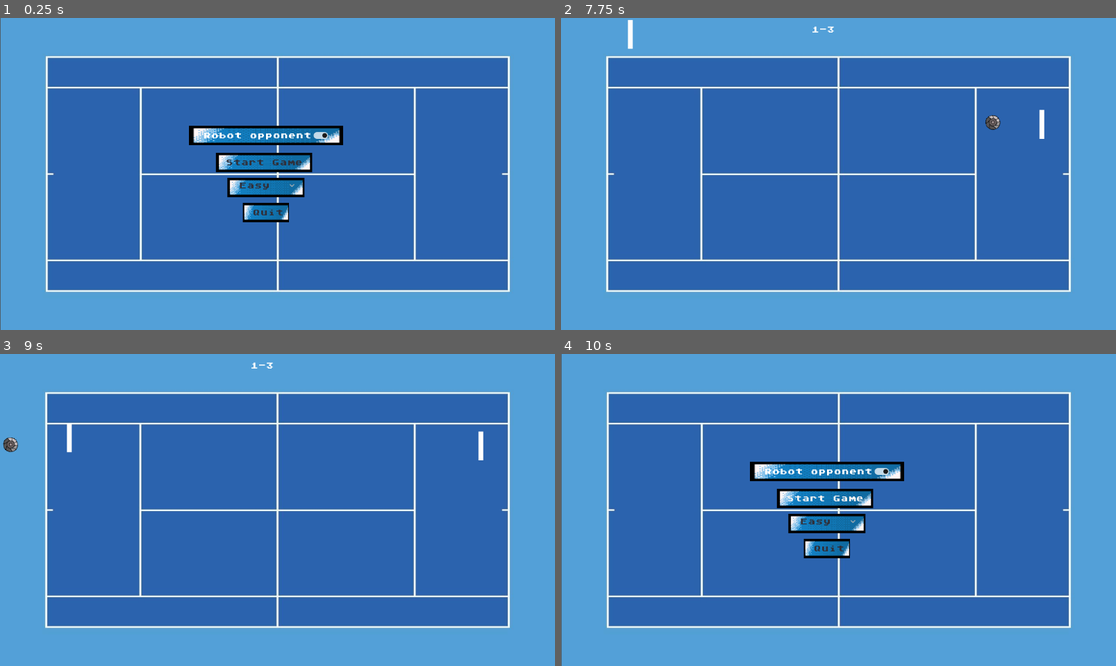
Above: before the commit, frames 1-4 (two rows, left to right).
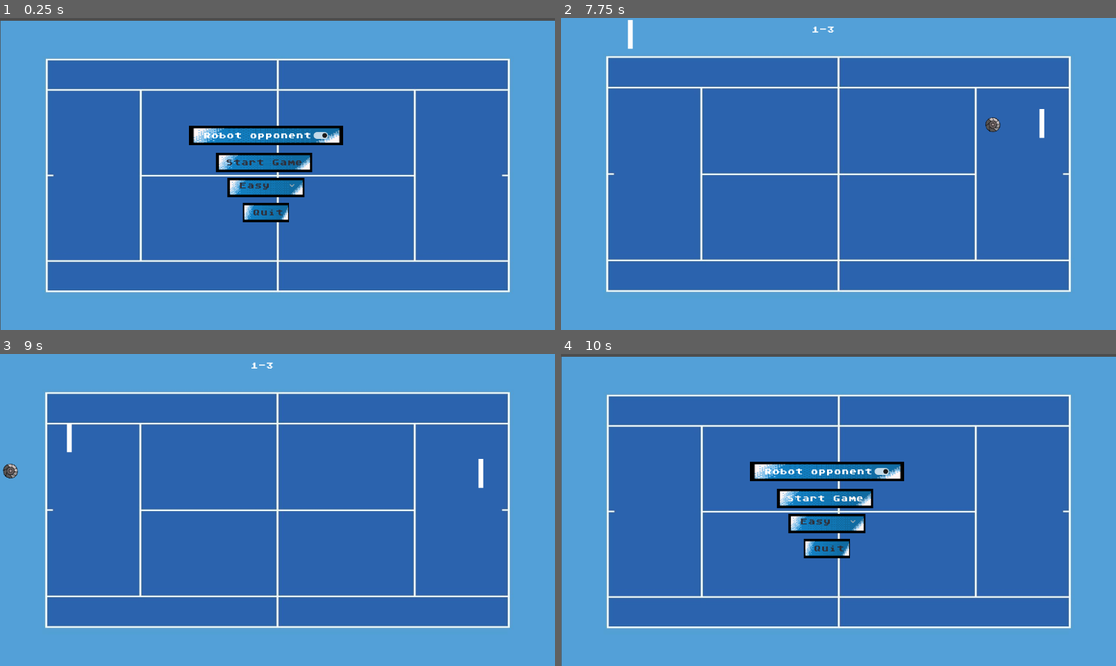
Above: after the commit, the same moments.

Repository: AlhemyD/GameDevil
Game: Godot game, scene res://scenes/menu.tscn
The game is run twice, just before and just after one commit, with the same random seed, the same clock (stepped at 60 frames per second) and the same inputs.
Inputs:
- Up to frame 1 (0.25 s): no input
- Up to frame 2 (7.75 s): click "Start Game" at 0.5 s; tap Enter at 1.25 s; hold W (p1_up) 1.28-2.03 s; hold S (p1_down) 2.03-2.78 s; hold W (p1_up) 2.78-4.28 s; hold S (p1_down) 4.28-6.53 s; hold W (p1_up) from 6.53 s (still down)
- Up to frame 3 (9 s): release W (p1_up) at 8.78 s; hold S (p1_down) from 8.78 s (still down)
- Up to frame 4 (10 s): keep holding S (p1_down)

The runs differ from the first frame. In frame 1, 5.4% of the frame differs, in the area x 0-100%, y 0-88%; in frame 2, 0.1%; in frame 3, 0.4%; in frame 4, 5.4%.

Commit message:
Revert "-"
This reverts commit 844f23b08d8184fdf62b4603f823426a6379d27c.

Diff:
--- a/Pong/project.godot
+++ b/Pong/project.godot
@@ -17,10 +17,6 @@
 [autoload]
 
 global="*res://scripts/global.gd"
-
-[display]
-
-window/size/resizable=false
 
 [input]
 
--- a/Pong/scenes/main.tscn
+++ b/Pong/scenes/main.tscn
@@ -1,10 +1,22 @@
-[gd_scene load_steps=6 format=3 uid="uid://ceu771rqxpk0b"]
+[gd_scene load_steps=10 format=3 uid="uid://ceu771rqxpk0b"]
 
 [ext_resource type="PackedScene" uid="uid://bkgsgplmdrdk4" path="res://scenes/ball.tscn" id="1_o5qli"]
 [ext_resource type="Script" uid="uid://clkf6ipbxuqxm" path="res://scripts/main.gd" id="1_sugp2"]
 [ext_resource type="PackedScene" uid="uid://coimwreiboshf" path="res://scenes/Paddle.tscn" id="2_sugp2"]
 [ext_resource type="Texture2D" uid="uid://5vgand2e22qs" path="res://assets/background.jpg" id="2_tbgi4"]
 [ext_resource type="FontFile" uid="uid://cpnhii765sy4o" path="res://assets/atariclassic-regular.ttf" id="4_jyhfs"]
+
+[sub_resource type="SegmentShape2D" id="SegmentShape2D_o5qli"]
+b = Vector2(0, 648)
+
+[sub_resource type="SegmentShape2D" id="SegmentShape2D_0wfyh"]
+b = Vector2(0, 648)
+
+[sub_resource type="SegmentShape2D" id="SegmentShape2D_sugp2"]
+b = Vector2(1152, 0)
+
+[sub_resource type="SegmentShape2D" id="SegmentShape2D_jyhfs"]
+b = Vector2(1152, 0)
 
 [node name="Main" type="Node2D"]
 script = ExtResource("1_sugp2")
@@ -17,6 +29,22 @@
 [node name="Ball" parent="." instance=ExtResource("1_o5qli")]
 position = Vector2(368, 102)
 speed = 500.0
+
+[node name="WallsStaticBody" type="StaticBody2D" parent="."]
+
+[node name="LeftWall" type="CollisionShape2D" parent="WallsStaticBody"]
+shape = SubResource("SegmentShape2D_o5qli")
+
+[node name="RightWall" type="CollisionShape2D" parent="WallsStaticBody"]
+position = Vector2(1152, 0)
+shape = SubResource("SegmentShape2D_0wfyh")
+
+[node name="Bottom" type="CollisionShape2D" parent="WallsStaticBody"]
+position = Vector2(0, 648)
+shape = SubResource("SegmentShape2D_sugp2")
+
+[node name="Up" type="CollisionShape2D" parent="WallsStaticBody"]
+shape = SubResource("SegmentShape2D_jyhfs")
 
 [node name="PaddleRight" parent="." instance=ExtResource("2_sugp2")]
 position = Vector2(998, 324)
--- a/Pong/scenes/menu.tscn
+++ b/Pong/scenes/menu.tscn
@@ -17,8 +17,8 @@
 script = ExtResource("1_yqeox")
 
 [node name="Background" type="Sprite2D" parent="."]
-position = Vector2(576.5, 324)
-scale = Vector2(0.7829932, 0.6612244)
+position = Vector2(576.5, 327)
+scale = Vector2(0.7829932, 0.6551021)
 texture = ExtResource("2_mhnvy")
 
 [node name="StartGame" type="Button" parent="."]
--- a/Pong/scripts/paddle.gd
+++ b/Pong/scripts/paddle.gd
@@ -38,4 +38,3 @@
 		elif ball.position.y < position.y:
 
 			position.y -= speed*delta
-		position.y = clamp(position.y, top_limit, bottom_limit)
Not shown, changed: Pong/Pong.exe
Not shown, changed: Pong/Pong.pck
